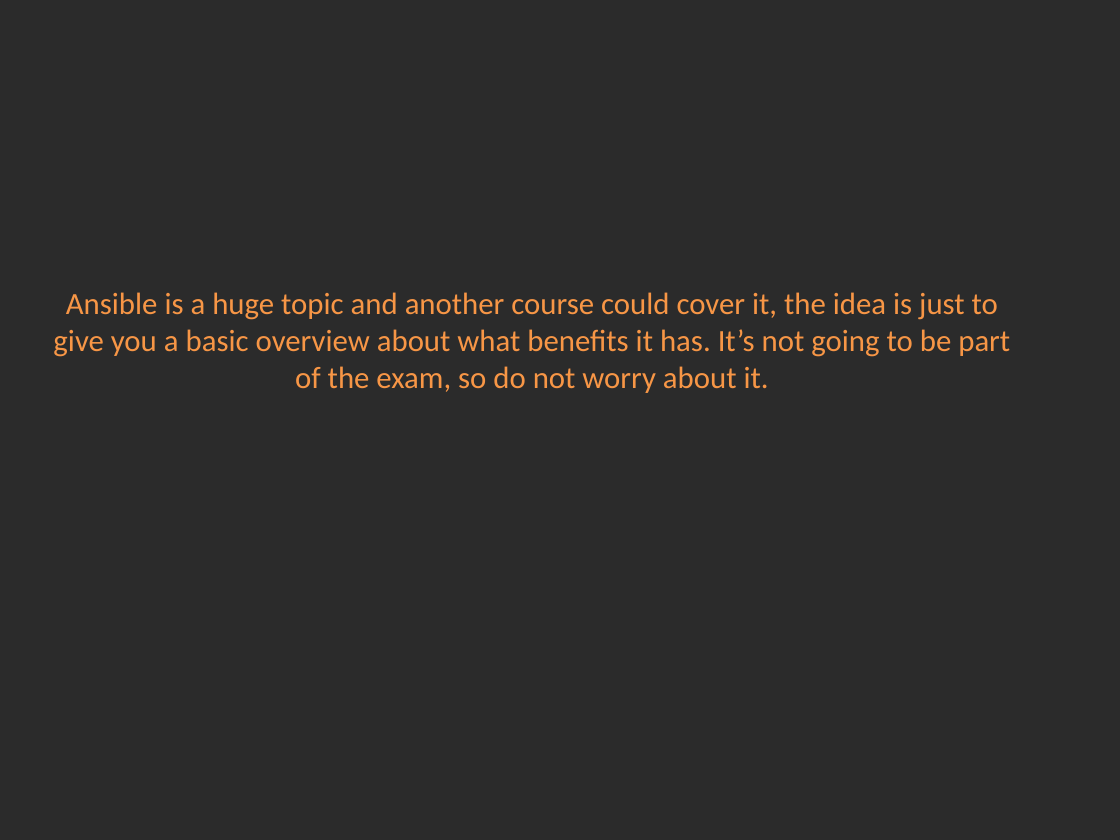
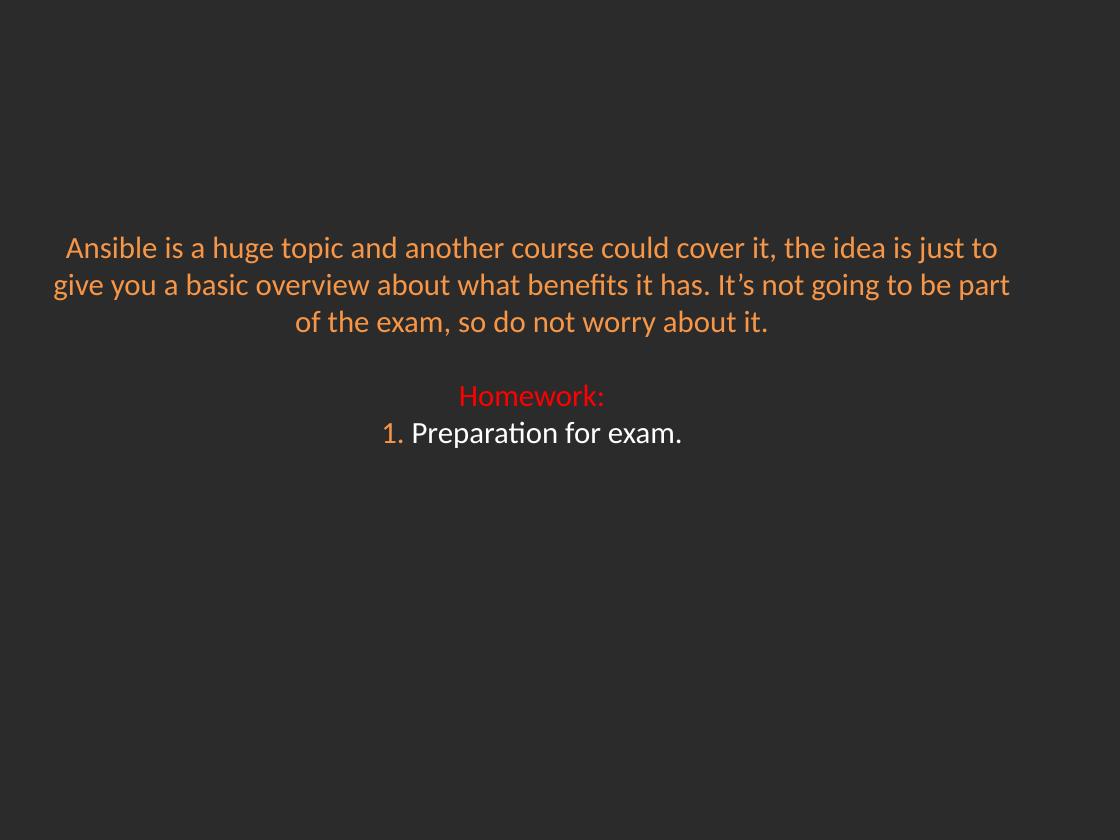
Before and after one commit to Academy-Soft-Intellect/Linux-Course, a slide deck: slide 6 of 16.ConfigurationManagement_With_Ansible/16-Conf_Man_Ansible.pptx. Drawn at 1120x840 pixels with LibreOffice and Linux fonts; fonts in the diff are those of the drawing; background and template pictures are left out; a plain dark background stands for a picture behind light text. Boxes give left, top, right and bottom in pixels: in the first picture for what was removed or moved away, otherwise in the second. Text is boxed around its words. In the diff, an @@ line names an element or a change of style, - is before the commit and + after.

Commit message:
Ansible.

```diff
--- a/16.ConfigurationManagement_With_Ansible/16-Conf_Man_Ansible.pptx
+++ b/16.ConfigurationManagement_With_Ansible/16-Conf_Man_Ansible.pptx
@@ title at (53,236,1010,448): text changed @@
-Ansible is a huge topic and another course could cover it, the idea is just to give you a basic overview about what benefits it has. It’s not going to be part of the exam, so do not worry about it.
+Ansible is a huge topic and another course could cover it, the idea is just to give you a basic overview about what benefits it has. It’s not going to be part of the exam, so do not worry about it.
+Homework:
+1. Preparation for exam.
```
